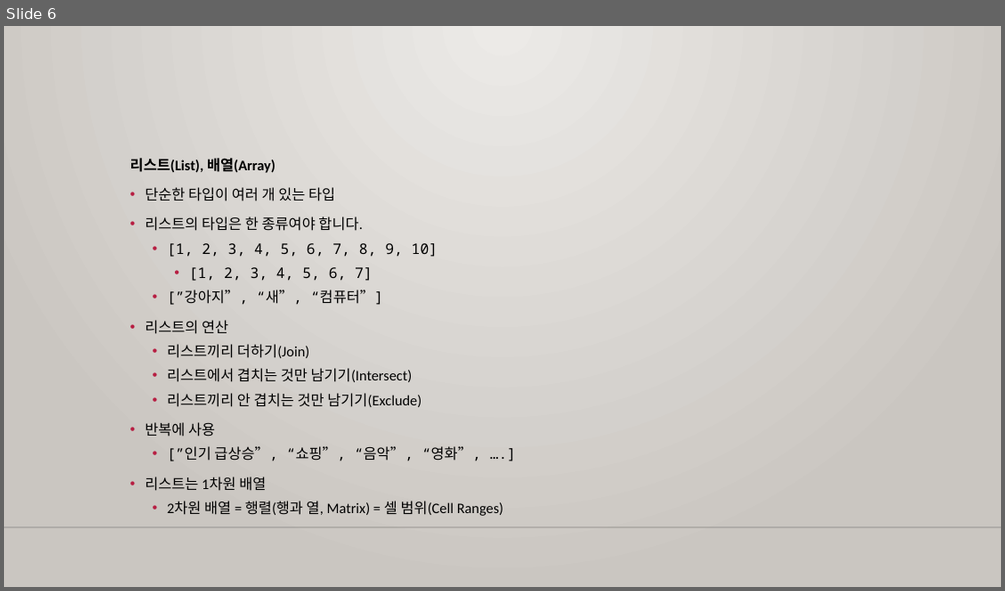
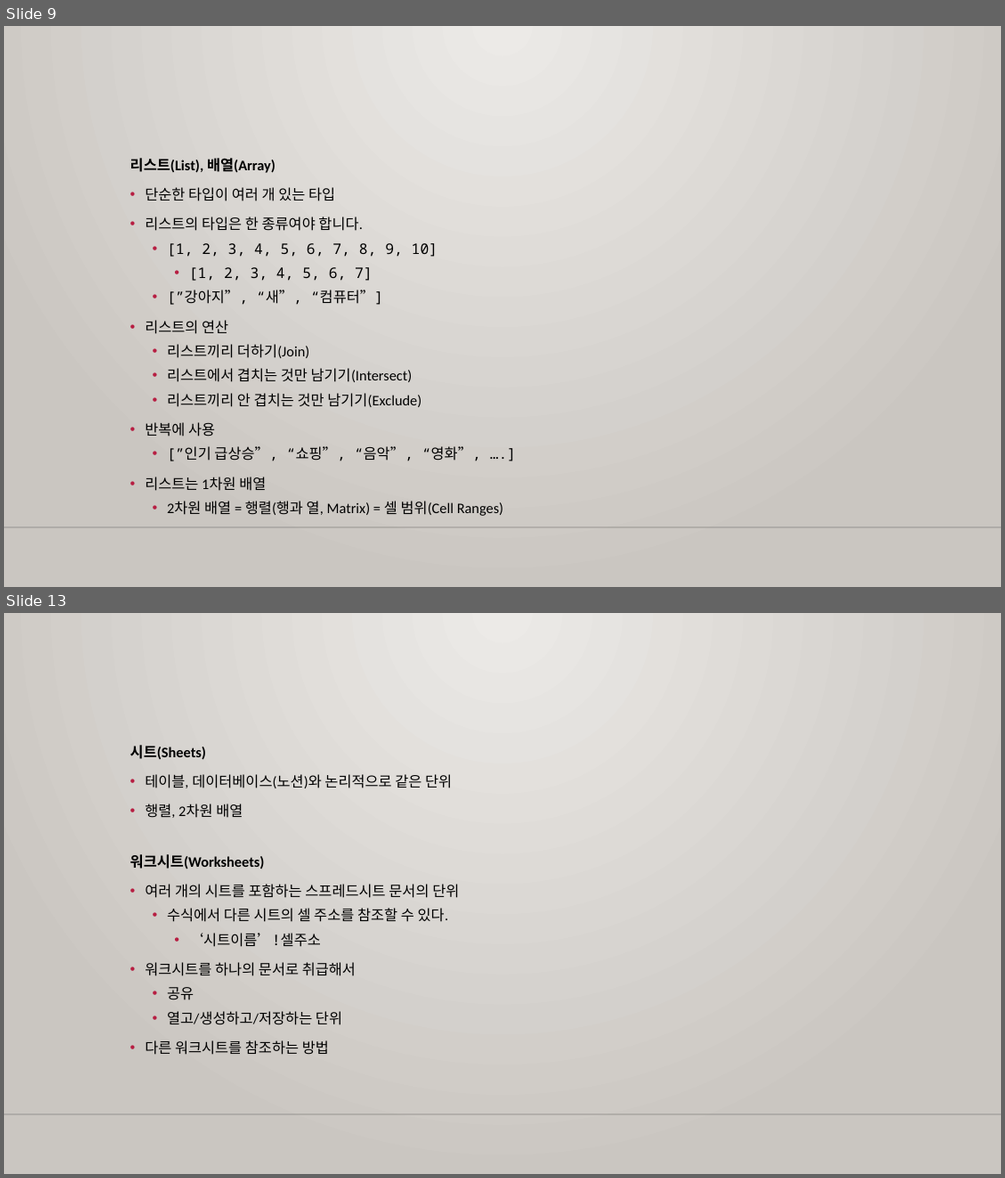
Before and after one commit to m00nlygreat/obsidian-vault, a slide deck: 노코드 엔지니어링/구글 시트로 데이터 관리하기.pptx. Shown one above the other, each under a label of ours: slide 6 before the commit, slides 9 and 13 after it; the slides between them are not shown. The pictures are 1005x591 and 1005x1178 pixels, drawn with LibreOffice and Linux fonts; fonts in the diff are those of the drawing; background and template pictures are left out. Boxes give left, top, right and bottom in pixels: in the first picture for what was removed or moved away, otherwise in the second. Text is boxed around its words. In the diff, an @@ line names an element or a change of style, - is before the commit and + after.

Commit message:
백업 완료: 2023-11-25 23:36:40
Affected files:
.obsidian/workspace.json
노코드 엔지니어링/구글 시트로 데이터 관리하기.md
노코드 엔지니어링/구글 시트로 데이터 관리하기.pptx

```diff
--- a/노코드 엔지니어링/구글 시트로 데이터 관리하기.pptx
+++ b/노코드 엔지니어링/구글 시트로 데이터 관리하기.pptx
@@ slide 13 added at [4,613,1001,1174], background gradient #ECEAE7 to #CAC7C1; not listed: 1 template element that a slide beside it also shows @@
@@ text added at [130,745,459,1054], 14 pt, text #000000 @@
+시트(Sheets)
+• 테이블, 데이터베이스(노션)와 논리적으로 같은 단위
+• 행렬, 2차원 배열
+워크시트(Worksheets)
+• 여러 개의 시트를 포함하는 스프레드시트 문서의 단위
+  • 수식에서 다른 시트의 셀 주소를 참조할 수 있다.
+    • ‘시트이름’!셀주소
+• 워크시트를 하나의 문서로 취급해서
+  • 공유
+  • 열고/생성하고/저장하는 단위
+• 다른 워크시트를 참조하는 방법
@@ what was slide 6 is now slide 9 @@
```
Also in this commit, not shown: 3 slides changed, 15 other slides added, 2 other files.
